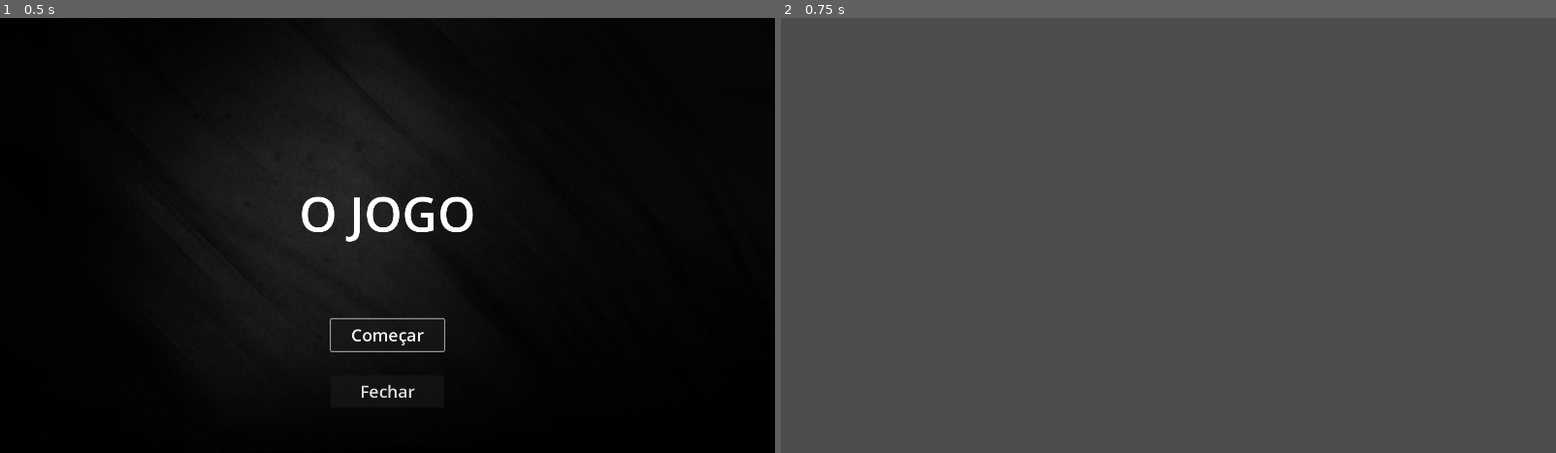
Above: before the commit, frames 1-2 (left to right).
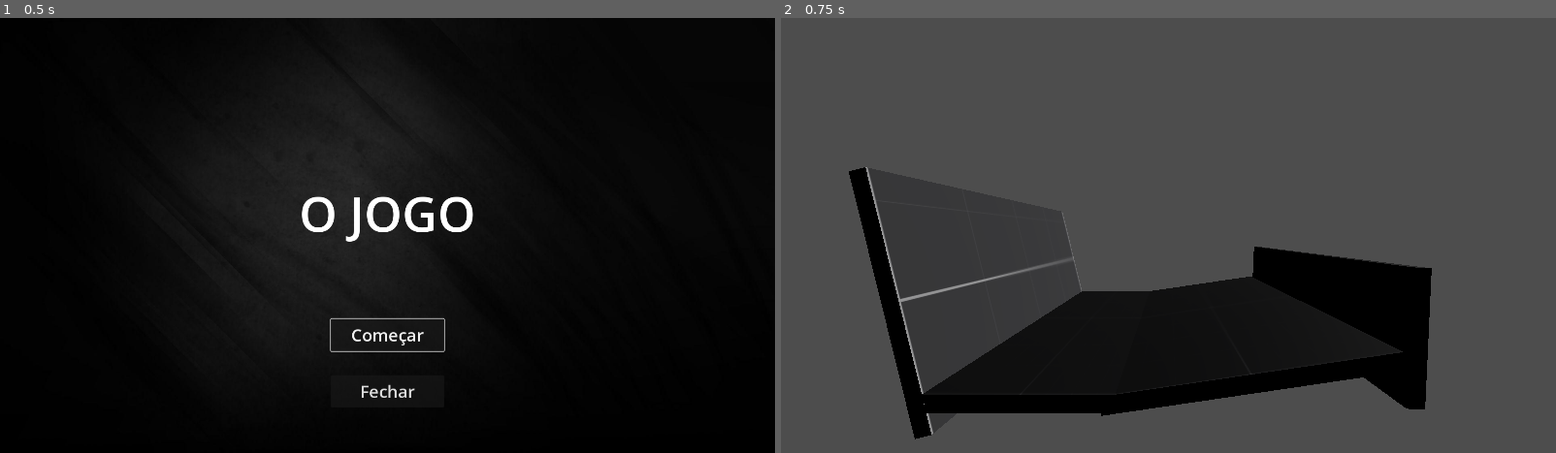
Above: after the commit, the same moments.

Repository: ohmyguigs/butico
Game: Godot game, scene res://scenes/menu_principal/2d_scene.tscn
The game is run twice, just before and just after one commit, with the same random seed, the same clock (stepped at 60 frames per second) and the same inputs.
Inputs:
- Up to frame 1 (0.5 s): no input
- Up to frame 2 (0.75 s): click "Começar" at 0.5 s

Frame 1 is identical in both runs. In frame 2, 18% of the frame differs, in the area x 8-84%, y 34-97%.

Commit message:
map brainstorm

Diff:
--- a/assets/materials/floor_prototype_material.tres
+++ b/assets/materials/floor_prototype_material.tres
@@ -1,9 +1,9 @@
-[gd_resource type="StandardMaterial3D" load_steps=2 format=3 uid="uid://djwgxm0207ddi"]
+[gd_resource type="StandardMaterial3D" load_steps=2 format=3 uid="uid://cego7217xjssk"]
 
-[ext_resource type="Texture2D" uid="uid://t26tg8kua23w" path="res://assets/prototype/Green/texture_01.png" id="1_1a1e2"]
+[ext_resource type="Texture2D" uid="uid://btiqe65fubnm" path="res://assets/prototype/Dark/texture_01.png" id="1_a5ys4"]
 
 [resource]
-albedo_texture = ExtResource("1_1a1e2")
+albedo_texture = ExtResource("1_a5ys4")
 albedo_texture_force_srgb = true
 metallic = 0.5
 roughness = 0.69
--- a/scenes/mundo_01/3d_scene.tscn
+++ b/scenes/mundo_01/3d_scene.tscn
@@ -1,6 +1,37 @@
-[gd_scene load_steps=2 format=3 uid="uid://djgclusiao6qw"]
+[gd_scene load_steps=6 format=3 uid="uid://djgclusiao6qw"]
 
 [ext_resource type="Script" uid="uid://jcxl43uwdhmy" path="res://scenes/mundo_01/script.gd" id="1_e2oap"]
+[ext_resource type="Material" uid="uid://cego7217xjssk" path="res://assets/materials/floor_prototype_material.tres" id="2_y7r0g"]
+[ext_resource type="Texture2D" uid="uid://dgsoge8tjlm44" path="res://assets/prototype/Dark/texture_03.png" id="3_2odnv"]
+
+[sub_resource type="BoxMesh" id="BoxMesh_2odnv"]
+material = ExtResource("2_y7r0g")
+
+[sub_resource type="StandardMaterial3D" id="StandardMaterial3D_g0bv1"]
+albedo_texture = ExtResource("3_2odnv")
 
 [node name="Mundo1" type="Node3D"]
 script = ExtResource("1_e2oap")
+
+[node name="MeshInstance3D" type="MeshInstance3D" parent="."]
+transform = Transform3D(3.95135, 0, 0, 0, 0.370747, 0, 0, 0, 10.2325, 0, 0, 0)
+mesh = SubResource("BoxMesh_2odnv")
+
+[node name="MeshInstance3D3" type="MeshInstance3D" parent="."]
+transform = Transform3D(5.92263, -0.0540382, 0, 0.872571, 0.366788, 0, 0, 0, 10.2325, 4.51123, 0.390593, 0)
+mesh = SubResource("BoxMesh_2odnv")
+
+[node name="MeshInstance3D4" type="MeshInstance3D" parent="."]
+transform = Transform3D(0.126238, -0.361162, 0, 2.74823, 0.0165898, 0, 0, 0, 10.2325, 7.74323, 1.27496, 0)
+mesh = SubResource("BoxMesh_2odnv")
+
+[node name="MeshInstance3D2" type="MeshInstance3D" parent="."]
+transform = Transform3D(1.28423, 0.328292, 0, -5.20297, 0.0810312, 0, 0, 0, 10.2325, -2.52391, 1.9625, 0)
+material_override = SubResource("StandardMaterial3D_g0bv1")
+mesh = SubResource("BoxMesh_2odnv")
+
+[node name="Camera3D" type="Camera3D" parent="."]
+transform = Transform3D(1, 0, 0, 0, 1, 0, 0, 0, 1, 2.87866, 3.27699, 10.6244)
+
+[node name="DirectionalLight3D" type="DirectionalLight3D" parent="."]
+transform = Transform3D(-0.0419946, -0.742127, 0.668942, 0.0267267, 0.668459, 0.743269, -0.99876, 0.0490918, -0.00823706, 26.6868, 13.2823, -0.122153)
Binary file added: assets/prototype/Dark/texture_01.png
Not shown, added: assets/prototype/Dark/texture_01.png.import
Binary file added: assets/prototype/Dark/texture_02.png
Not shown, added: assets/prototype/Dark/texture_02.png.import
Binary file added: assets/prototype/Dark/texture_03.png
Not shown, added: assets/prototype/Dark/texture_03.png.import
Binary file added: assets/prototype/Dark/texture_04.png
Not shown, added: assets/prototype/Dark/texture_04.png.import
Binary file added: assets/prototype/Dark/texture_05.png
Not shown, added: assets/prototype/Dark/texture_05.png.import
Binary file added: assets/prototype/Dark/texture_06.png
Not shown, added: assets/prototype/Dark/texture_06.png.import
(and 144 more such lines)
